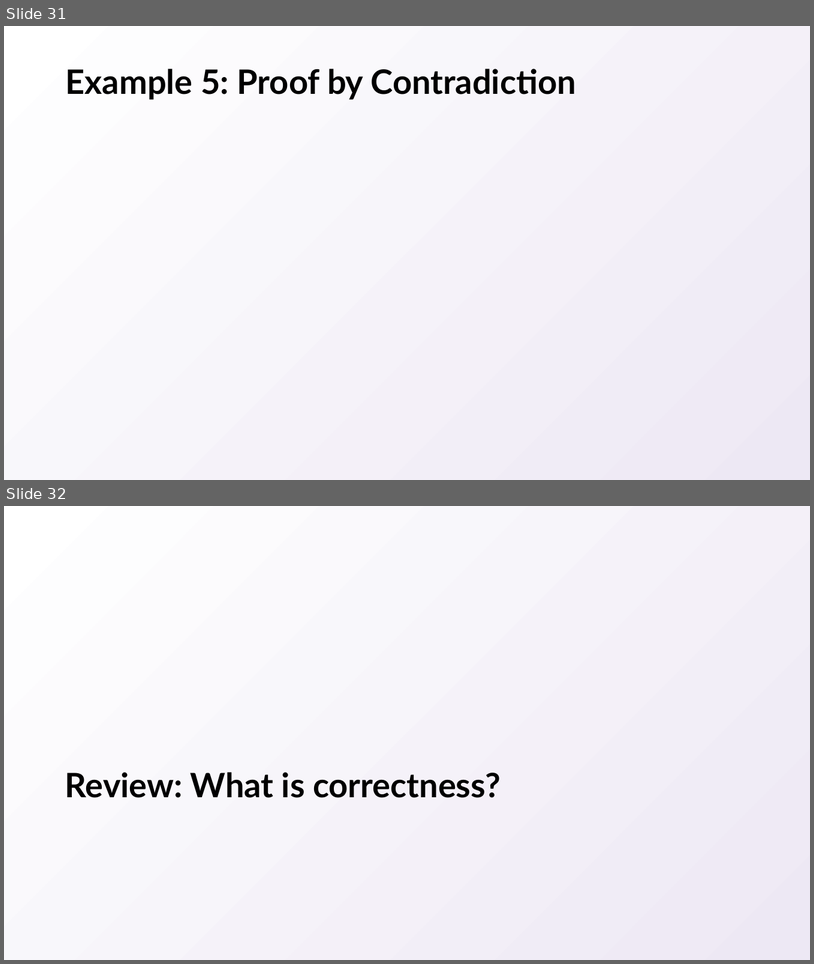
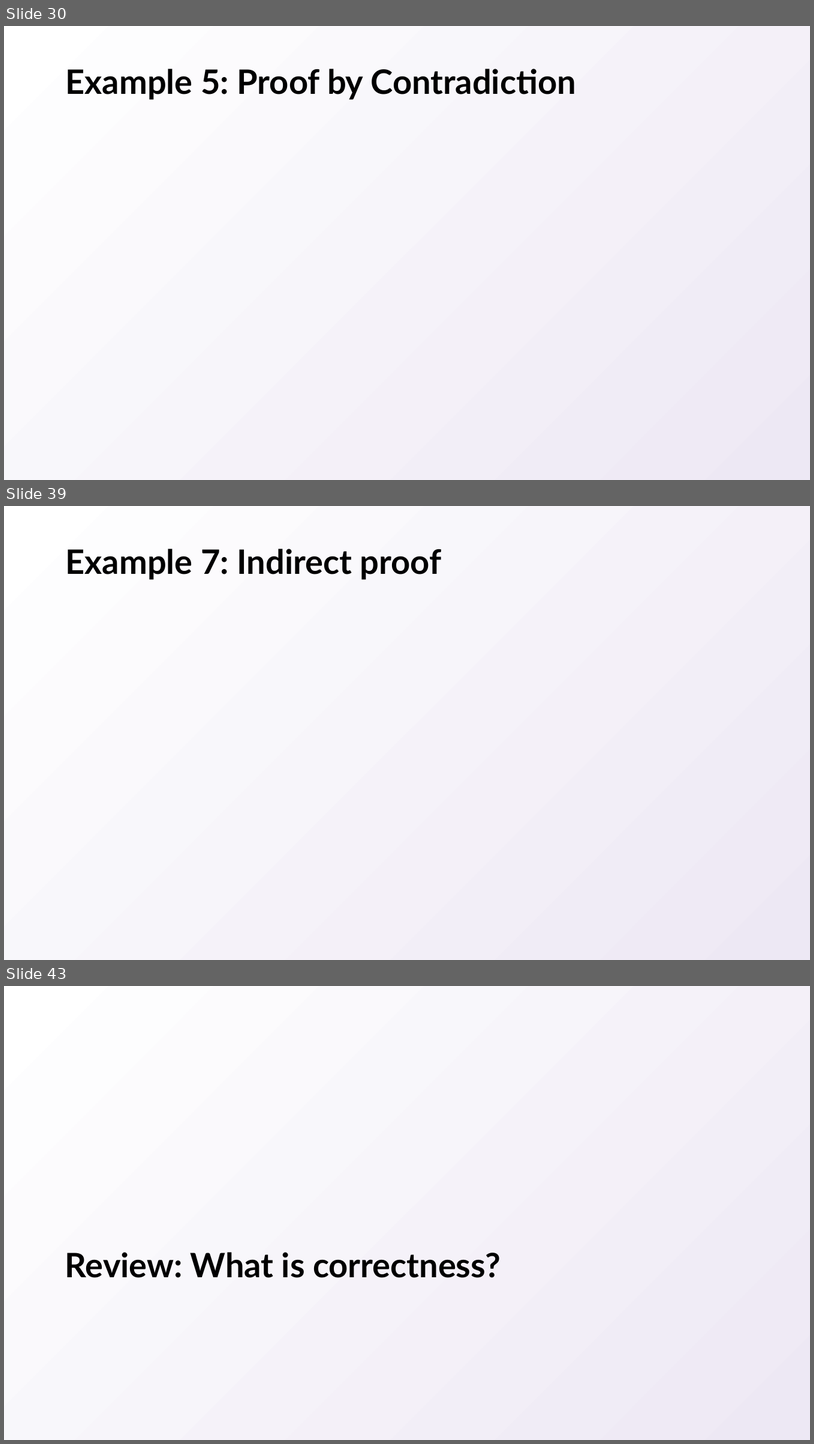
Before and after one commit to natebrunelle/cse417, a slide deck: markdown/files/slides/03.pptx. Shown one above the other, each under a label of ours: slides 31 and 32 before the commit, slides 30, 39 and 43 after it; the slides between them are not shown. The pictures are 814x964 and 814x1444 pixels, drawn with LibreOffice and Linux fonts; fonts in the diff are those of the drawing; grey boxes stand for pictures. Boxes give left, top, right and bottom in pixels: in the first picture for what was removed or moved away, otherwise in the second. Text is boxed around its words. In the diff, an @@ line names an element or a change of style, - is before the commit and + after.

```diff
--- a/markdown/files/slides/03.pptx
+++ b/markdown/files/slides/03.pptx
@@ slide 39 added at (4,506,810,960), background gradient #FFFFFF to #EDE8F4 @@
@@ title added at (65,549,441,580), 40 pt, text #000000, bold @@
+Example 7: Indirect proof
@@ what was slide 31 is now slide 30 @@
@@ what was slide 32 is now slide 43 @@
```
Also in this commit, not shown: 5 slides changed, 10 other slides added, 2 other files.
